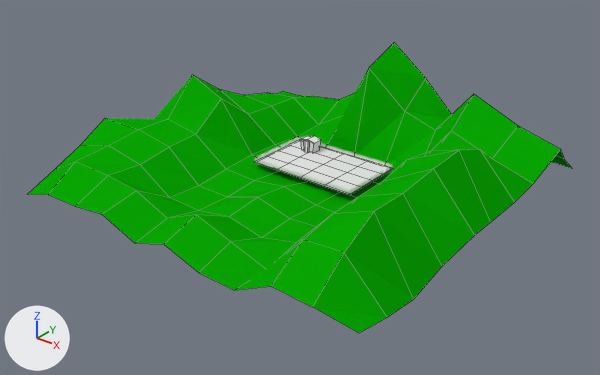
Two versions of the Blender file Assets/Demo Prefab/Scenaries/Farm/farmScenary.blend, one commit apart.
Before and after are seen from a 50 mm lens placed at (773.0, -990.0, 581.0), pointed at (14.0, -42.0, -7.0). The axes (+X, +Y, +Z) are drawn at lower left. The lights are the same throughout. Mesh edges are drawn as thin lines on the coarser meshes.

The older version as bpy lines, for what is in view:
```python
me_cube = bpy.data.meshes.new('Cube')
me_cube.from_pydata(...)  # 29 vertices, 21 faces; spans x -100.0..100.0, y -24.0..100.0, z -1.0..1.0
me_cube.materials.append(mat_floor)  # its picture is missing
me_cube_001 = bpy.data.meshes.new('Cube.001')
me_cube_001.from_pydata(...)  # 5138 vertices, 4149 faces; spans x -100.0..100.0, y -24.0..99.0, z 1.0..9.0
me_plane_001 = bpy.data.meshes.new('Plane.001')
me_plane_001.from_pydata(...)  # 121 vertices, 100 faces; spans x -340.0..341.0, y -329.0..326.0, z -16.0..168.0
me_plane_001.materials.append(mat_terrain1)  # green #0aa804
ob_fence = bpy.data.objects.new('Fence', me_cube_001)
ob_fence.location = (0.0, 0.0, 0.0)
ob_floor = bpy.data.objects.new('Floor', me_cube)
ob_floor.location = (0.0, 0.0, 0.0)
ob_terrain = bpy.data.objects.new('Terrain', me_plane_001)
ob_terrain.location = (0.0, 0.0, 0.0)
```
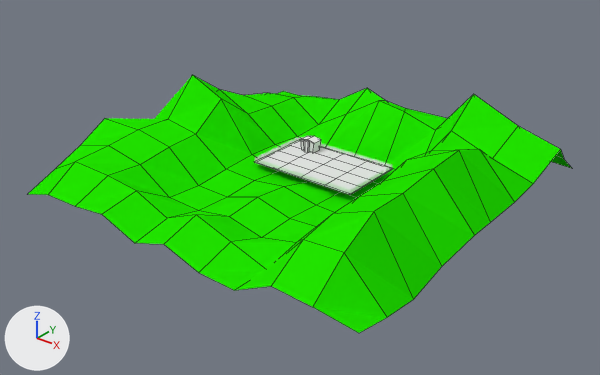
What the commit changed:
Material 'Terrain2' (mat_terrain2) is new.
Its base color is (0.0158, 0.8, 0.0) (green #22e700).
me_plane_001 has 121 vertices, 100 faces and spans x -340.0..341.0, y -329.0..326.0, z -16.0..168.0.
me_plane_001 is used by ob_terrain; location (0.0, 0.0, 0.0).
me_plane_001 no longer uses material mat_terrain1 (green #0aa804).
Part 1, on me_plane_001:
Vertex 67 of me_plane_001 moves from (65.0, 251.0, 113.0) at pixel (425, 78) to (33.0, 239.0, 52.0) at pixel (405, 108).
Vertex 68 of me_plane_001 moves from (64.0, 187.0, 69.0) at pixel (404, 111) to (63.0, 188.0, 68.0) at pixel (404, 111).
Vertex 76 of me_plane_001 moves from (-1.0, 245.0, 168.0) at pixel (394, 42) to (-3.0, 231.0, 60.0) at pixel (386, 100).
Vertex 77 of me_plane_001 moves from (-1.0, 168.0, 140.0) at pixel (368, 67) to (1.0, 200.0, 70.0) at pixel (378, 100).
me_plane_001 now uses material mat_terrain2 (green #22e700).

What differs and where, as boxes [x1, y1, x2, y2] in the pictures (600 x 375 px; the box of a moved part takes in the faces that stretch with it):
'Terrain', recoloured, reshaped (11% shorter): before [28, 42, 572, 333]; after [28, 75, 572, 333]
part 1 of me_plane_001, moved or reshaped: before [325, 42, 452, 170]; after [325, 88, 447, 170]
